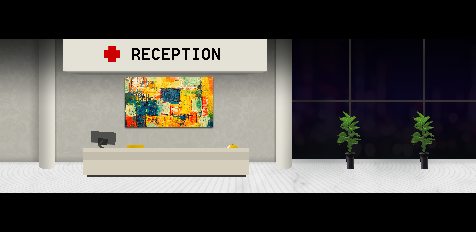
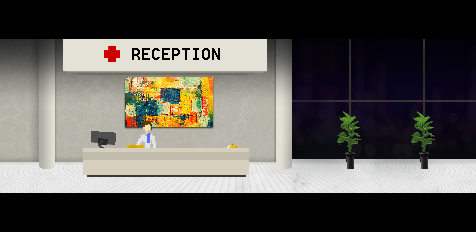
Layers edited between the first and the second 476 × 232 image:
added layer "Layer 16" above "Layer 14" over [136, 121, 156, 148]
